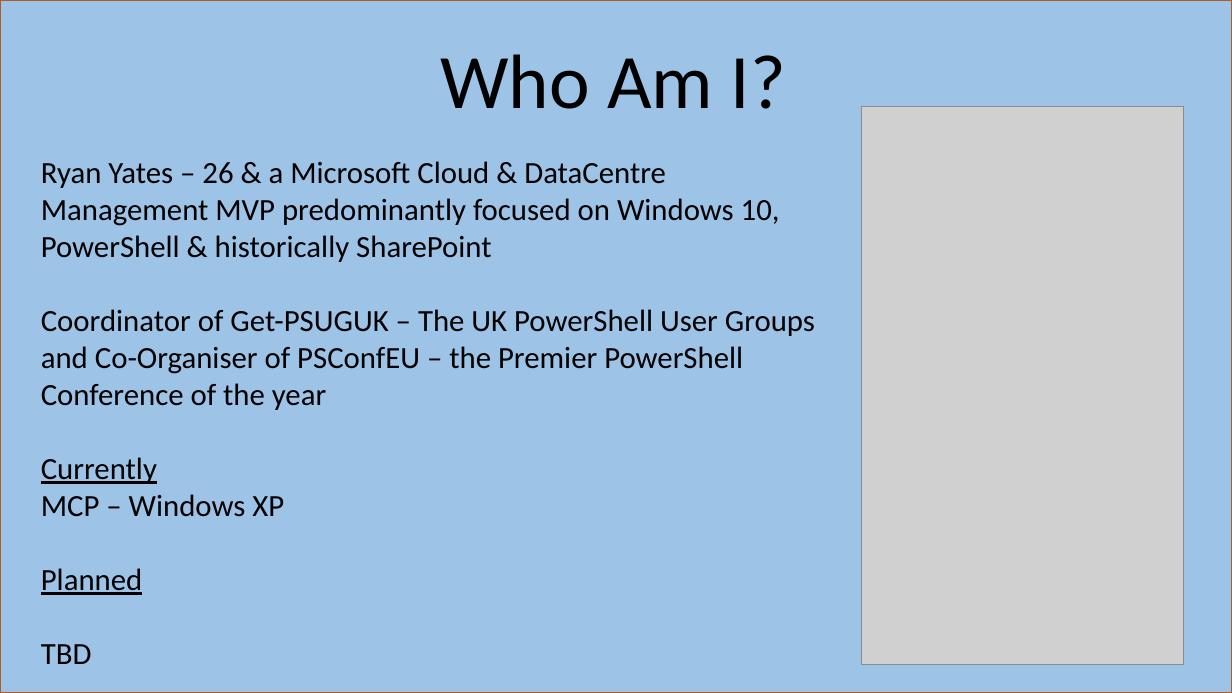
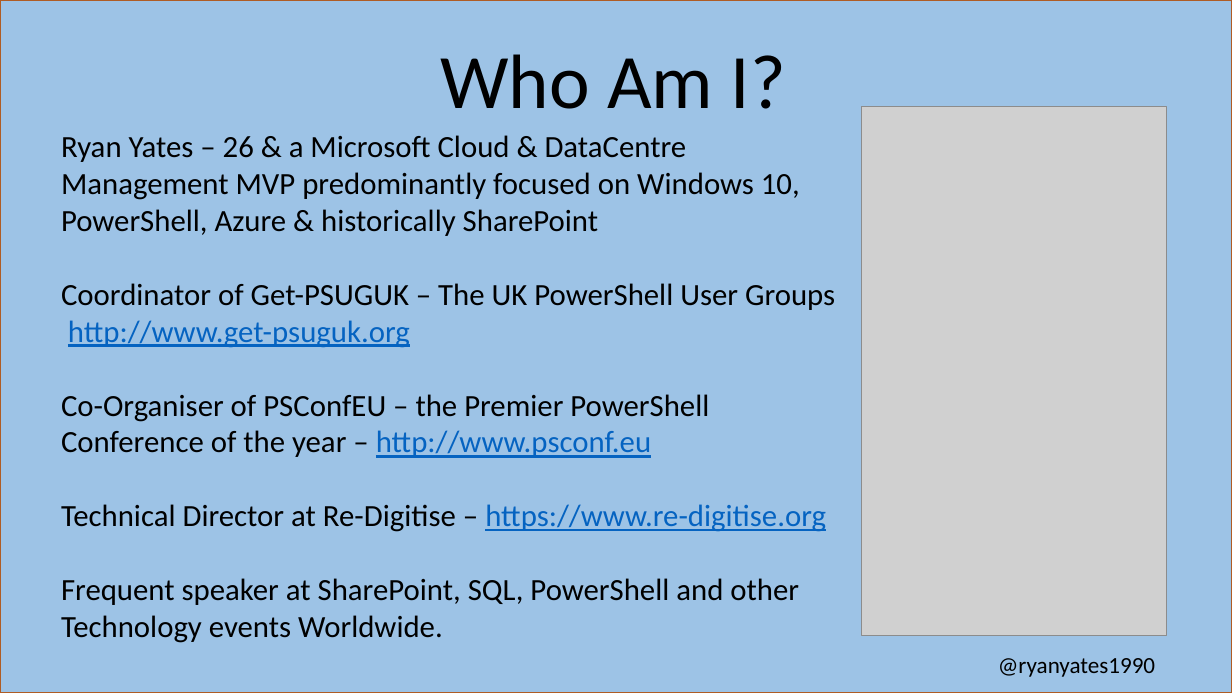
Before and after one commit to kilasuit/Presentations, a slide deck: slide 2 of Teaching The It Pro How to Dev/Teaching the ITPro how to Dev.pptx. Drawn at 1232x693 pixels with LibreOffice and Linux fonts; fonts in the diff are those of the drawing; grey boxes stand for pictures. Boxes give left, top, right and bottom in pixels: in the first picture for what was removed or moved away, otherwise in the second. Text is boxed around its words. In the diff, an @@ line names an element or a change of style, - is before the commit and + after.

Commit message:
Updated for UC Day UK

```diff
--- a/Teaching The It Pro How to Dev/Teaching the ITPro how to Dev.pptx
+++ b/Teaching The It Pro How to Dev/Teaching the ITPro how to Dev.pptx
@@ picture resized from (x1=862, y1=107, x2=1184, y2=665) to (x1=862, y1=107, x2=1167, y2=636) @@
@@ text at (x1=61, y1=135, x2=835, y2=643): text changed @@
-Ryan Yates – 26 & a Microsoft Cloud & DataCentre Management MVP predominantly focused on Windows 10, PowerShell & historically SharePoint
-Coordinator of Get-PSUGUK – The UK PowerShell User Groups and Co-Organiser of PSConfEU – the Premier PowerShell Conference of the year
-Currently
-MCP – Windows XP
-Planned
-TBD
+Ryan Yates – 26 & a Microsoft Cloud & DataCentre Management MVP predominantly focused on Windows 10, PowerShell, Azure & historically SharePoint
+Coordinator of Get-PSUGUK – The UK PowerShell User Groups http://www.get-psuguk.org
+Co-Organiser of PSConfEU – the Premier PowerShell Conference of the year – http://www.psconf.eu
+Technical Director at Re-Digitise – https://www.re-digitise.org
+Frequent speaker at SharePoint, SQL, PowerShell and other Technology events Worldwide.
@@ text added at (x1=998, y1=658, x2=1155, y2=677), 18 pt, text #000000 @@
+@ryanyates1990
```
Also in this commit, not shown: 8 other slides changed, 1 slide added.
